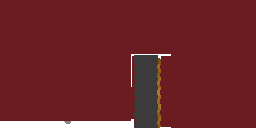
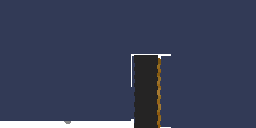
Before/after of a 256px x 128px layered artwork. What changed in the layer stack:
added group "03" with 6 layers above "02" over [0, 0, 256, 128]
added layer "Layer copy #3" (saturation, 25%) in group "03" over [0, 0, 256, 128]
added layer "Layer copy #2" (color) in group "03" over [0, 0, 256, 128]
added layer "Layer #5" (multiply, 36%) in group "03" over [0, 0, 256, 128]
added layer "Layer #6" (multiply, 50%) in group "03" over [134, 55, 158, 128]
added layer "Layer #7" (color) in group "03" over [134, 55, 158, 128]
added layer "Mar02.png #2" in group "03" over [4, 3, 256, 128]
